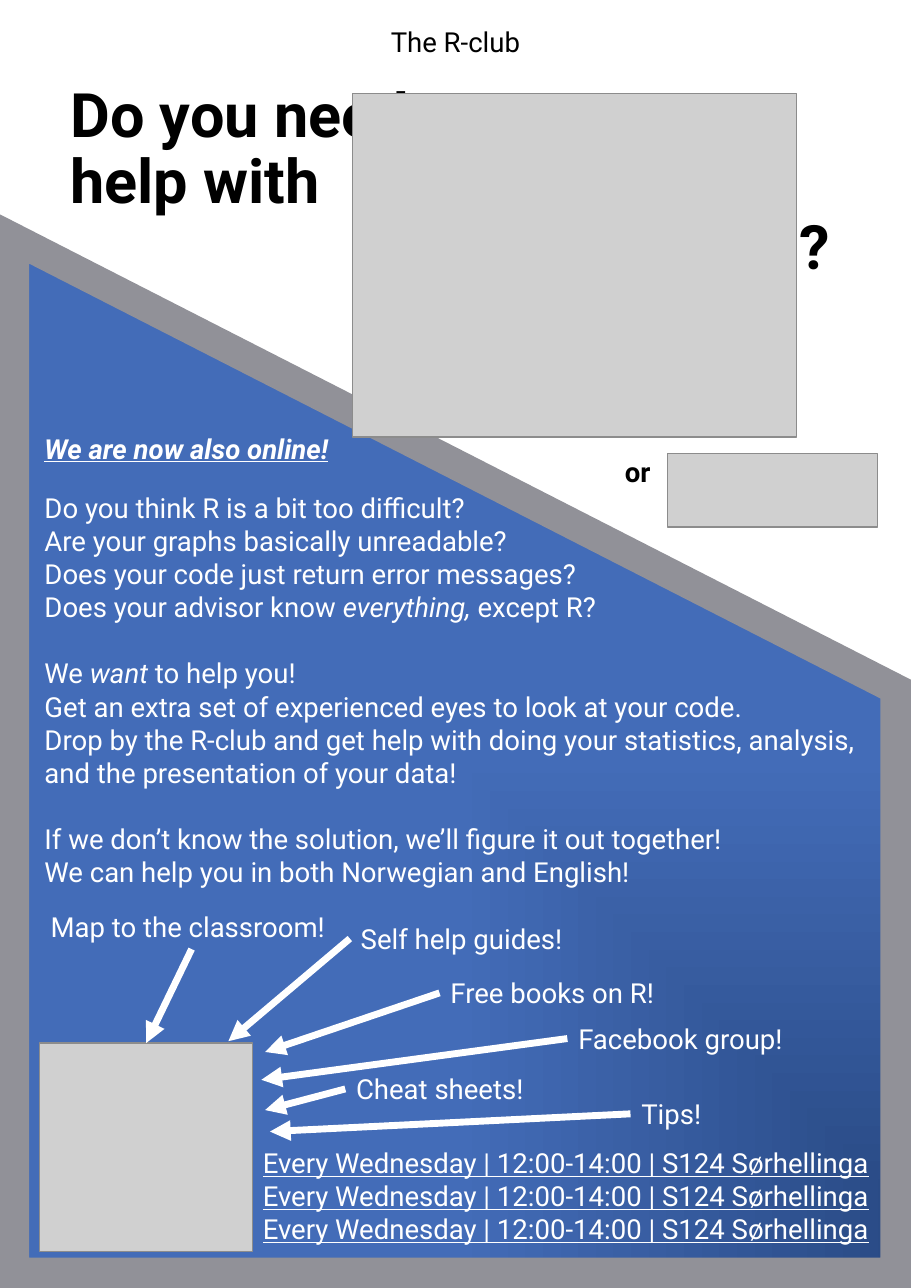
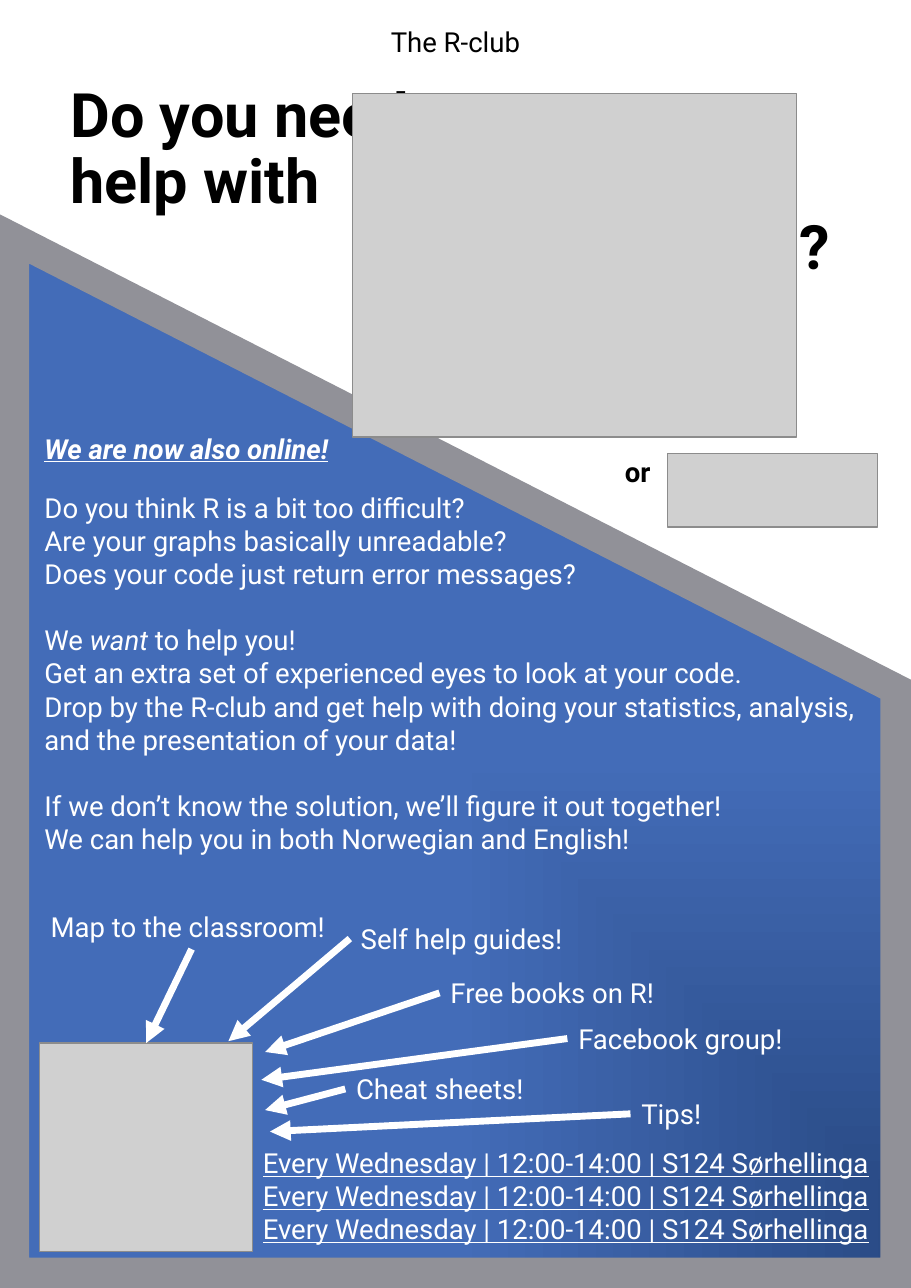
Before and after one commit to Taakefyrsten/NMBU-R-club, a slide deck: slide 2 of ADs/RCLUB_AD.pptx. Drawn at 911x1288 pixels with LibreOffice and Linux fonts; fonts in the diff are those of the drawing; grey boxes stand for pictures. Boxes give left, top, right and bottom in pixels: in the first picture for what was removed or moved away, otherwise in the second. Text is boxed around its words. In the diff, an @@ line names an element or a change of style, - is before the commit and + after.

```diff
--- a/ADs/RCLUB_AD.pptx
+++ b/ADs/RCLUB_AD.pptx
@@ free "Do you think R is ...": place and size @@
-free "Do you think R is ..." at bbox=[34, 486, 885, 898]
+free "Do you think R is ..." at bbox=[34, 486, 885, 864]
@@ text in free at bbox=[44, 596, 596, 623]: paragraph removed @@
-Does your advisor know everything, except R?
```
Also in this commit, not shown: 1 other slide changed, 1 other file.
